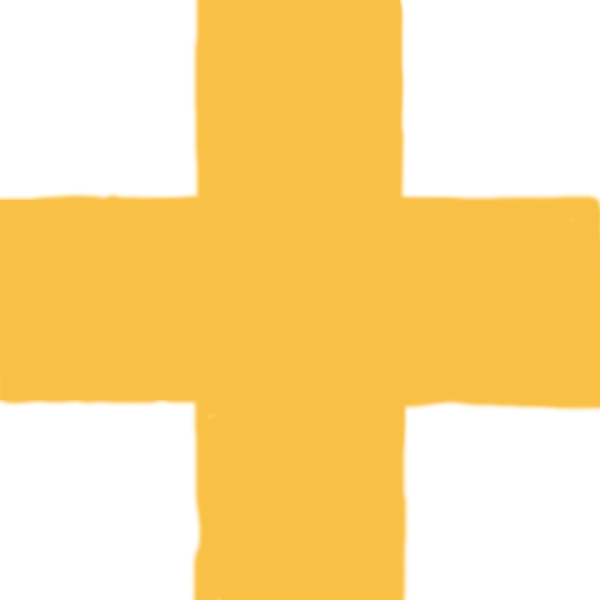
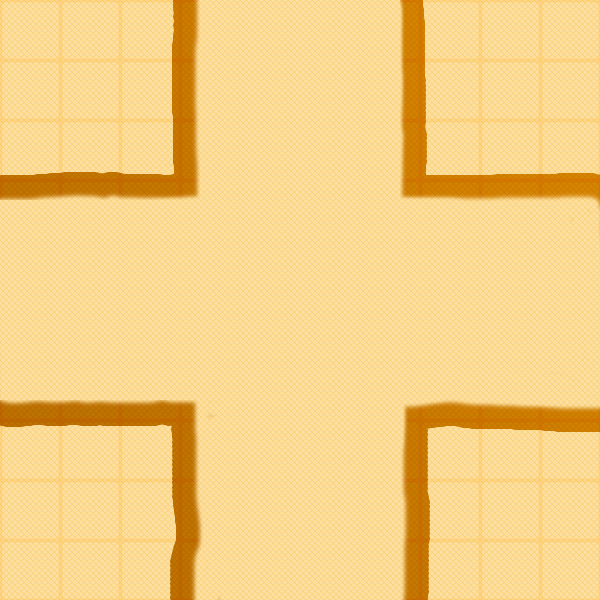
Layered file, before and after one edit (600x600). Changes by layer:
added layer "Layer 4 copy" above "Layer 4" over (0, 0, 600, 600)
showed "Layer 1" over (0, 0, 600, 600)
